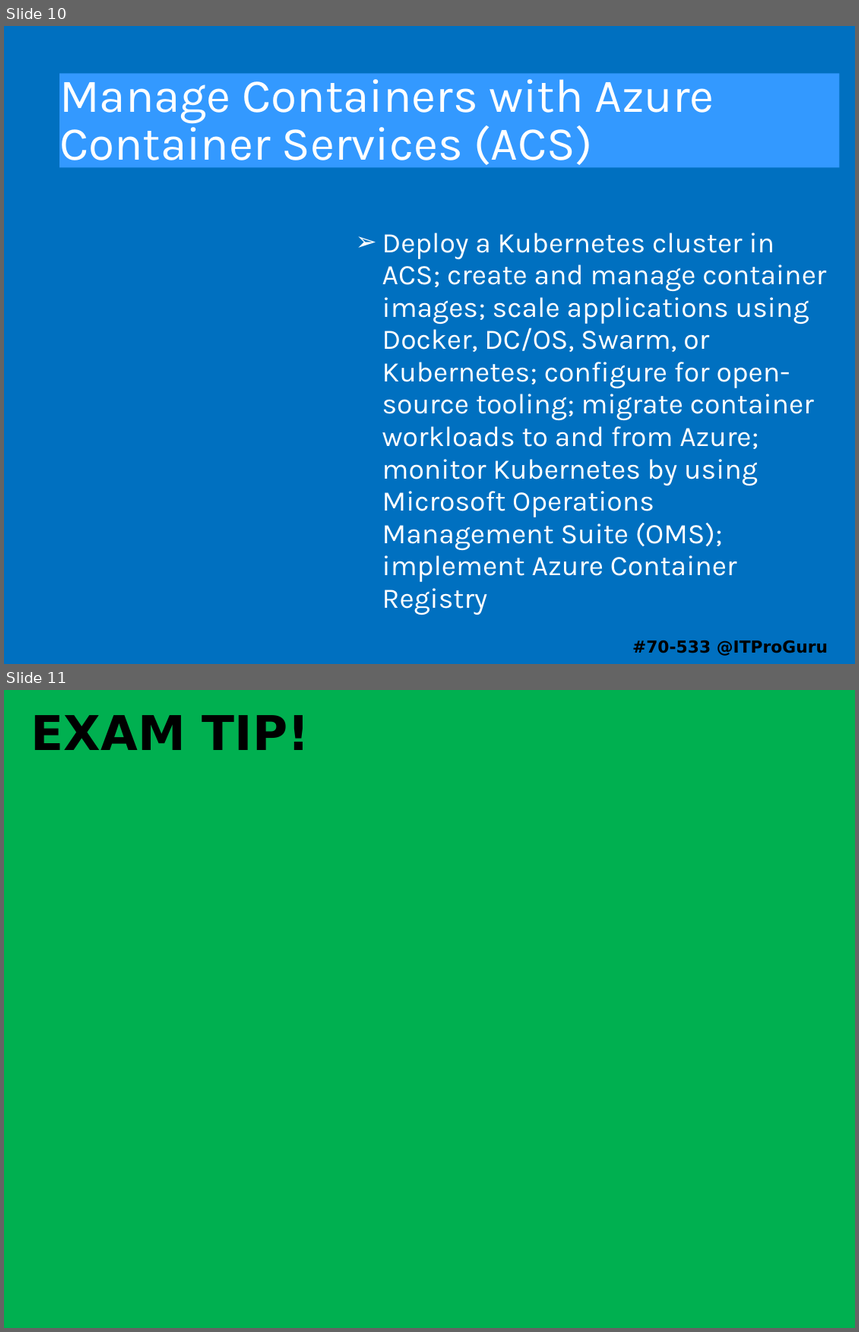
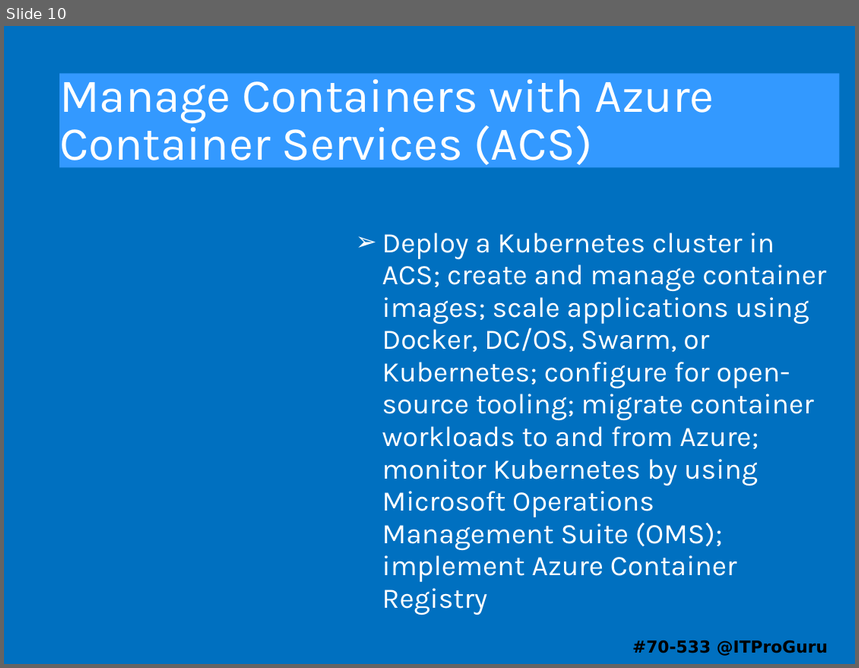
Before and after one commit to guruskill/70-533, a slide deck: 70-533-00-Template.pptx. Shown one above the other, each under a label of ours: slides 10 and 11 before the commit, slide 10 after it. The pictures are 859x1332 and 859x668 pixels, drawn with LibreOffice and Linux fonts; fonts in the diff are those of the drawing. Boxes give left, top, right and bottom in pixels: in the first picture for what was removed or moved away, otherwise in the second. Text is boxed around its words. In the diff, an @@ line names an element or a change of style, - is before the commit and + after.

```diff
--- a/70-533-00-Template.pptx
+++ b/70-533-00-Template.pptx
@@ slide 11 removed at [4, 690, 855, 1328], background #FFFFFF @@
@@ rectangle removed at [4, 690, 855, 783] @@
@@ rectangle removed at [4, 690, 855, 1328] @@
@@ text removed at [31, 715, 310, 750] @@
-EXAM TIP!
```
Also in this commit, not shown: 2 slides changed, 1 slide added.
